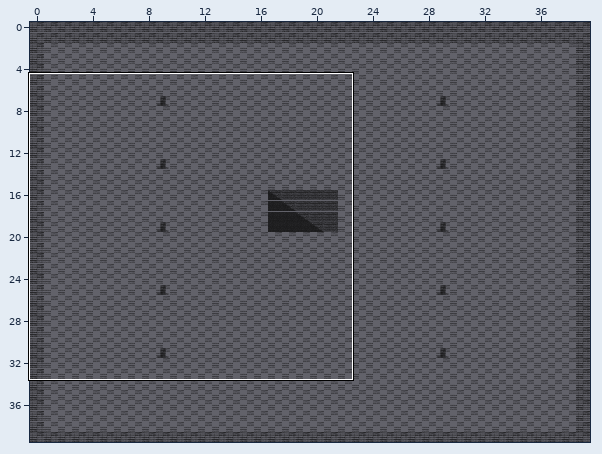
One commit to this Tiled map (JSON): prototypes/arena/map.tmj. The picture above shows the old version from afar; the outline marks the close-up.
Close-up. Before:
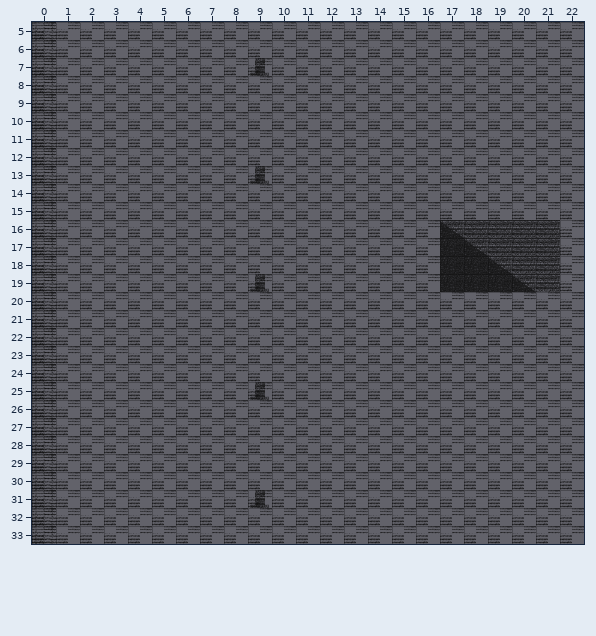
Cells are 40x30 px. Shown: x 0..22, y 5..33. The commit also changed other parts of the map, which this record leaves out.
Once edited:
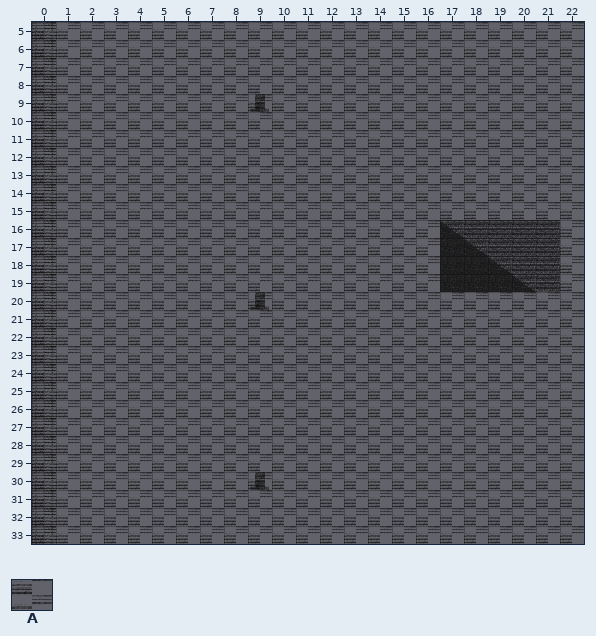
Key: from "static-tiles": A 144.
_ is an empty cell.
Tiles replaced or removed in this view: A.
See-through tiles are keyed as they look on the map.
Diff:
Changed rows in their new state; . is an unchanged cell.
Layer "wildcards":
first column x 9:
 7 _
 9 A
first column x 9:
13 _
first column x 9:
19 _
20 A
first column x 9:
25 _
first column x 9:
30 A
31 _
Where, in picture pixels (left, top, right, bottom), the same in both close-ups:
removed: (250, 58, 269, 76)
added: (250, 94, 269, 112)
removed: (250, 166, 269, 184)
changed: (250, 274, 269, 310)
removed: (250, 382, 269, 400)
changed: (250, 472, 269, 508)
